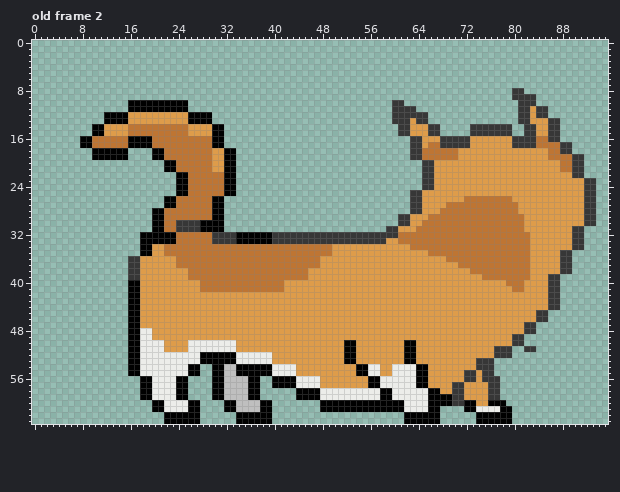
Pixel-art file: Art/Dog_DoorIn.aseprite. The picture above was drawn from the file before the commit.
96x64 pixels, 11 frames. Shown: old frame 2. The commit also changed other frames, which this record leaves out.
The same view after the edit:
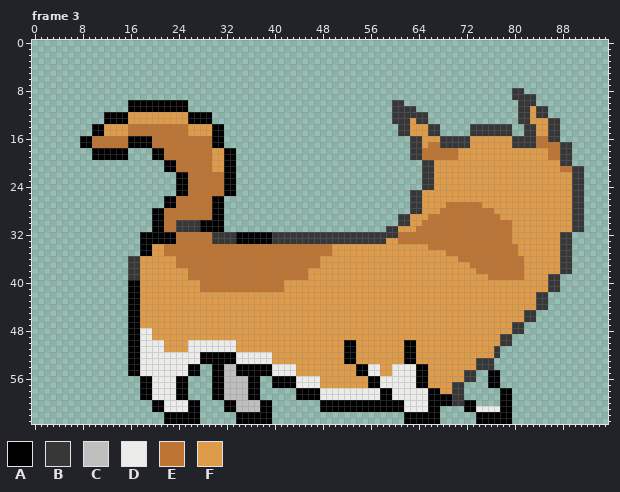
Palette (. is transparent): A #000000  B #373737  C #bfbfbf  D #ecedea  E #be7533  F #de9c4a
A new or re-ordered frame is compared with the old frame closest to it.
Change:
{"change": "frames re-ordered"}
{"where": "frame 3 against old frame 2"}
{"frame":3,"y":19,"x":88,"old":"EEBB","new":"BB.."}
{"frame":3,"y":20,"x":88,"old":"EEBB","new":"BB.."}
{"frame":3,"y":23,"x":90,"old":"FFBB","new":"BB.."}
{"frame":3,"y":24,"x":90,"old":"FFBB","new":"BB.."}
{"frame":3,"y":25,"x":90,"old":"FFBB","new":"BB.."}
{"frame":3,"y":26,"x":72,"old":"EEEEEEEE","new":"FFFFFFFF"}
{"frame":3,"y":26,"x":90,"old":"FFBB","new":"BB.."}
{"frame":3,"y":27,"x":75,"old":"EEEEEE","new":"FFFFFF"}
{"frame":3,"y":27,"x":90,"old":"FFBB","new":"BB.."}
{"frame":3,"y":28,"x":77,"old":"EEEE","new":"FFFF"}
{"frame":3,"y":28,"x":90,"old":"FFBB","new":"BB.."}
{"frame":3,"y":29,"x":78,"old":"EEEE","new":"FFFF"}
{"frame":3,"y":29,"x":90,"old":"FFBB","new":"BB.."}
{"frame":3,"y":30,"x":80,"old":"EE","new":"FF"}
{"frame":3,"y":30,"x":90,"old":"FFBB","new":"BB.."}
{"frame":3,"y":31,"x":80,"old":"EE","new":"FF"}
{"frame":3,"y":32,"x":80,"old":"EEE","new":"FFF"}
{"frame":3,"y":32,"x":88,"old":"FFBB","new":"BB.."}
{"frame":3,"y":33,"x":80,"old":"EEE","new":"FFF"}
{"frame":3,"y":33,"x":88,"old":"FFBB","new":"BB.."}
{"frame":3,"y":34,"x":63,"old":"EEE","new":"FFF"}
{"frame":3,"y":34,"x":81,"old":"EE","new":"FF"}
{"frame":3,"y":34,"x":88,"old":"FFBB","new":"BB.."}
{"frame":3,"y":35,"x":66,"old":"EEE","new":"FFF"}
{"frame":3,"y":35,"x":81,"old":"EE","new":"FF"}
{"frame":3,"y":36,"x":69,"old":"EE","new":"FF"}
{"frame":3,"y":36,"x":82,"old":"E","new":"F"}
{"frame":3,"y":37,"x":71,"old":"EE","new":"FF"}
{"frame":3,"y":37,"x":82,"old":"E","new":"F"}
{"frame":3,"y":38,"x":73,"old":"E","new":"F"}
{"frame":3,"y":38,"x":82,"old":"E","new":"F"}
{"frame":3,"y":39,"x":75,"old":"E","new":"F"}
{"frame":3,"y":39,"x":82,"old":"E","new":"F"}
{"frame":3,"y":40,"x":79,"old":"EEE","new":"FFF"}
{"frame":3,"y":41,"x":80,"old":"EE","new":"FF"}
{"frame":3,"y":42,"x":84,"old":"FFBB","new":"BB.."}
{"frame":3,"y":43,"x":84,"old":"FFBB","new":"BB.."}
{"frame":3,"y":44,"x":84,"old":"FFBB","new":"BB.."}
{"frame":3,"y":45,"x":82,"old":"FFBB","new":"BB.."}
{"frame":3,"y":46,"x":82,"old":"FFBB","new":"BB.."}
{"frame":3,"y":47,"x":80,"old":"FFBB","new":"BB.."}
{"frame":3,"y":48,"x":80,"old":"FFBB","new":"BB.."}
{"frame":3,"y":49,"x":78,"old":"FFBB","new":"BB.."}
{"frame":3,"y":50,"x":78,"old":"FFBB","new":"BB.."}
{"frame":3,"y":51,"x":78,"old":"BB","new":".."}
{"frame":3,"y":51,"x":82,"old":"BB","new":".."}
{"frame":3,"y":52,"x":78,"old":"BB","new":".."}
{"frame":3,"y":55,"x":74,"old":"FBB.","new":"..AA"}
{"frame":3,"y":56,"x":74,"old":"FBBB","new":"..AA"}
{"frame":3,"y":57,"x":72,"old":"FFFFBB","new":"....AA"}
{"frame":3,"y":58,"x":72,"old":"FFFFBB..","new":"......AA"}
{"frame":3,"y":59,"x":72,"old":"FFFFBB..","new":"......AA"}
{"frame":3,"y":60,"x":74,"old":"FFAA","new":"...."}
{"frame":3,"y":60,"x":79,"old":".","new":"A"}
